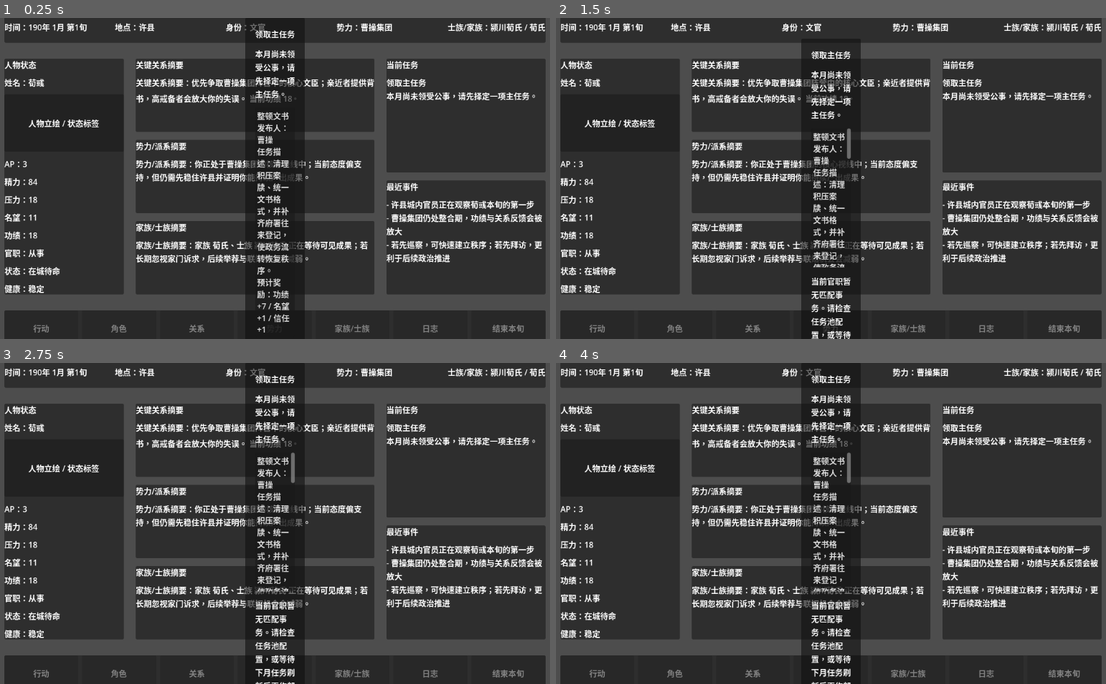
Above: before the commit, frames 1-4 (two rows, left to right).
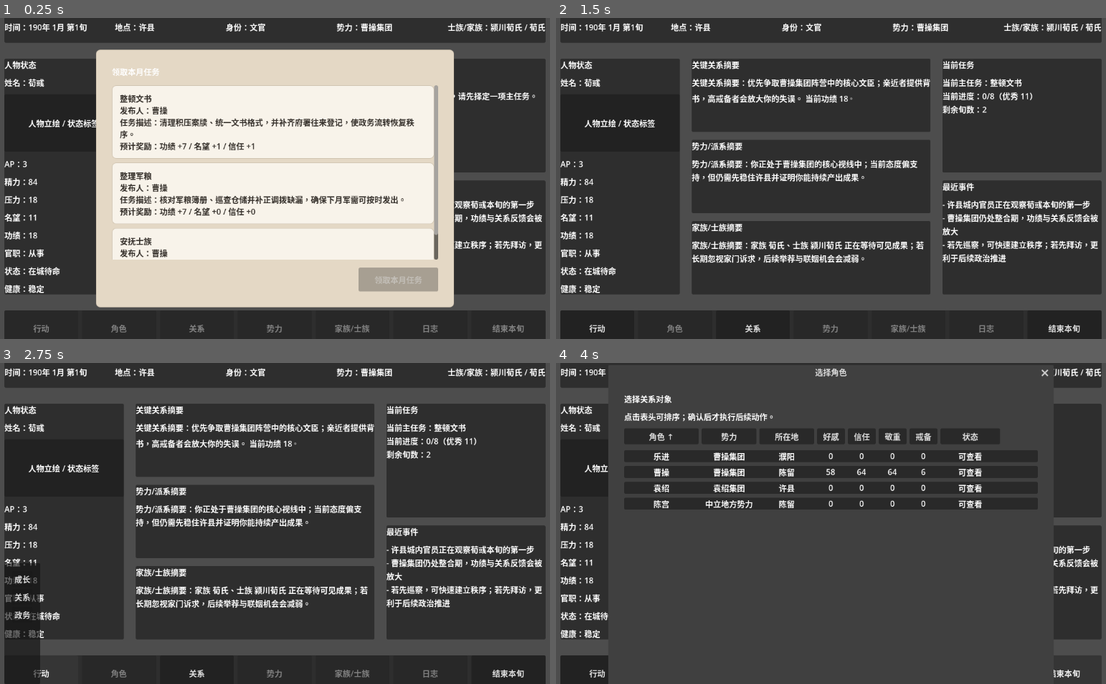
Above: after the commit, the same moments.

Repository: brand6/three-kingdoms-simulator
Game: Godot game, scene res://scenes/main/MainScene.tscn
Two runs of this game, one before a commit and one after it. Both use one fixed random seed, a clock stepped at 60 frames per second and the inputs below.
Inputs (mouse positions are in pixels of both pictures, inside the frame that each line leads up to):
- Up to frame 1 (0.25 s): no input
- Up to frame 2 (1.5 s): click "整顿文书 发布人：曹操 任务描述：清理积压案牍、统一文书格…" at 0.5 s; click (952, 278) at 1.25 s, where only the run after the commit has a clickable "领取本月任务"
- Up to frame 3 (2.75 s): click (38, 674) at 2 s, where only the run after the commit has a clickable "行动"
- Up to frame 4 (4 s): click (754, 674) at 2.75 s, where only the run after the commit has a clickable "关系"; click (1062, 674) at 3.5 s, where only the run after the commit has a clickable "结束本旬"

The runs differ from the first frame. In frame 1, 51% of the frame differs, in the area x 17-83%, y 1-98%; in frame 2, 4.8%; in frame 3, 5.7%; in frame 4, 17%.

Commit message:
fix(quick-260407-rz5): simplify task picker confirm UI

Diff:
--- a/three-kingdoms-simulator/scenes/main/MainScene.tscn
+++ b/three-kingdoms-simulator/scenes/main/MainScene.tscn
@@ -4,9 +4,25 @@
 [ext_resource type="Script" uid="uid://8s8c2wpe4738" path="res://scripts/ui/MainHUD.gd" id="2_script"]
 [ext_resource type="Script" uid="uid://cq1fdimvnkcgj" path="res://scripts/ui/CharacterSelectorDialog.gd" id="3_selector"]
 [ext_resource type="Script" uid="uid://dl7km7stqvsb1" path="res://scripts/ui/CharacterProfilePanel.gd" id="4_profile"]
-[ext_resource type="Script" path="res://scripts/ui/TaskSelectPanel.gd" id="5_task_select"]
-[ext_resource type="Script" path="res://scripts/ui/MonthReportPanel.gd" id="6_month_report"]
-[ext_resource type="Script" path="res://scripts/ui/PromotionPopup.gd" id="7_promotion"]
+[ext_resource type="Script" uid="uid://qqi5vjdpcfbs" path="res://scripts/ui/TaskSelectPanel.gd" id="5_task_select"]
+[ext_resource type="Script" uid="uid://r7cm1vwd0qbu" path="res://scripts/ui/MonthReportPanel.gd" id="6_month_report"]
+[ext_resource type="Script" uid="uid://f8yran4qbxi2" path="res://scripts/ui/PromotionPopup.gd" id="7_promotion"]
+
+[sub_resource type="StyleBoxFlat" id="StyleBoxFlat_hi3im"]
+content_margin_left = 16.0
+content_margin_top = 16.0
+content_margin_right = 16.0
+content_margin_bottom = 16.0
+bg_color = Color(0.894118, 0.847059, 0.772549, 1)
+border_width_left = 1
+border_width_top = 1
+border_width_right = 1
+border_width_bottom = 1
+border_color = Color(0.811765, 0.764706, 0.690196, 1)
+corner_radius_top_left = 8
+corner_radius_top_right = 8
+corner_radius_bottom_right = 8
+corner_radius_bottom_left = 8
 
 [node name="MainScene" type="Control" unique_id=1848903375]
 layout_mode = 3
@@ -324,7 +340,10 @@
 [node name="ActionMenuPopup" type="PopupPanel" parent="." unique_id=26974020]
 
 [node name="ActionMenuMargin" type="MarginContainer" parent="ActionMenuPopup" unique_id=1539434310]
-layout_mode = 2
+offset_left = 4.0
+offset_top = 4.0
+offset_right = 96.0
+offset_bottom = 96.0
 theme_override_constants/margin_left = 12
 theme_override_constants/margin_top = 12
 theme_override_constants/margin_right = 12
@@ -337,7 +356,10 @@
 [node name="ActionSubMenuPopup" type="PopupPanel" parent="." unique_id=1635969262]
 
 [node name="SubMenuMargin" type="MarginContainer" parent="ActionSubMenuPopup" unique_id=590416681]
-layout_mode = 2
+offset_left = 4.0
+offset_top = 4.0
+offset_right = 96.0
+offset_bottom = 96.0
 theme_override_constants/margin_left = 12
 theme_override_constants/margin_top = 12
 theme_override_constants/margin_right = 12
@@ -576,34 +598,42 @@
 autowrap_mode = 3
 
 [node name="TaskSelectPanel" type="PopupPanel" parent="." unique_id=1449280001]
+transparent_bg = false
+size = Vector2i(720, 520)
+transparent = false
+exclusive = true
+theme_override_styles/panel = SubResource("StyleBoxFlat_hi3im")
+script = ExtResource("5_task_select")
+
+[node name="PanelMargin" type="MarginContainer" parent="TaskSelectPanel" unique_id=1449280002]
+anchors_preset = 15
+anchor_right = 1.0
+anchor_bottom = 1.0
+offset_left = 16.0
+offset_top = 16.0
+offset_right = -16.0
+offset_bottom = -16.0
+grow_horizontal = 2
+grow_vertical = 2
+theme_override_constants/margin_left = 16
+theme_override_constants/margin_top = 16
+theme_override_constants/margin_right = 16
+theme_override_constants/margin_bottom = 16
+
+[node name="PanelContent" type="VBoxContainer" parent="TaskSelectPanel/PanelMargin" unique_id=1449280003]
+layout_mode = 2
+theme_override_constants/separation = 16
+
+[node name="TitleLabel" type="Label" parent="TaskSelectPanel/PanelMargin/PanelContent" unique_id=1449280004]
+layout_mode = 2
+theme_type_variation = &"HeadingLabel"
+text = "领取本月任务"
+
+[node name="GateLabel" type="Label" parent="TaskSelectPanel/PanelMargin/PanelContent" unique_id=1449280005]
+layout_mode = 2
+theme_type_variation = &"StatusLabel"
 visible = false
-size = Vector2i(720, 520)
-script = ExtResource("5_task_select")
-
-[node name="PanelMargin" type="MarginContainer" parent="TaskSelectPanel" unique_id=1449280002]
-anchors_preset = 15
-anchor_right = 1.0
-anchor_bottom = 1.0
-grow_horizontal = 2
-grow_vertical = 2
-theme_override_constants/margin_left = 16
-theme_override_constants/margin_top = 16
-theme_override_constants/margin_right = 16
-theme_override_constants/margin_bottom = 16
-
-[node name="PanelContent" type="VBoxContainer" parent="TaskSelectPanel/PanelMargin" unique_id=1449280003]
-layout_mode = 2
-theme_override_constants/separation = 16
-
-[node name="TitleLabel" type="Label" parent="TaskSelectPanel/PanelMargin/PanelContent" unique_id=1449280004]
-layout_mode = 2
-theme_type_variation = &"HeadingLabel"
-text = "领取主任务"
-
-[node name="GateLabel" type="Label" parent="TaskSelectPanel/PanelMargin/PanelContent" unique_id=1449280005]
-layout_mode = 2
-theme_type_variation = &"StatusLabel"
-text = "本月尚未领受公事，请先择定一项主任务。"
+text = ""
 autowrap_mode = 3
 
 [node name="CardScroll" type="ScrollContainer" parent="TaskSelectPanel/PanelMargin/PanelContent" unique_id=1449280006]
@@ -618,6 +648,7 @@
 theme_override_constants/separation = 8
 
 [node name="SelectedRewardLabel" type="Label" parent="TaskSelectPanel/PanelMargin/PanelContent" unique_id=1449280008]
+visible = false
 layout_mode = 2
 text = "已选任务预期：—"
 autowrap_mode = 3
@@ -630,7 +661,7 @@
 custom_minimum_size = Vector2(160, 48)
 layout_mode = 2
 theme_type_variation = &"PrimaryButton"
-text = "领取主任务"
+text = "领取本月任务"
 
 [node name="MonthReportPanel" type="AcceptDialog" parent="." unique_id=1449280101]
 title = "任务结果月报"
--- a/three-kingdoms-simulator/scripts/tests/phase21_monthly_hud_regression.gd
+++ b/three-kingdoms-simulator/scripts/tests/phase21_monthly_hud_regression.gd
@@ -44,12 +44,15 @@
 
 	if not picker.visible:
 		_fail("Task picker should auto-open at month start.")
+	if picker.size.x < 720 or picker.size.y < 520:
+		_fail("Task picker should use the stable month-start popup size on first open.")
 	if _action_button(hud).disabled == false:
 		_fail("Action button should stay locked until a monthly task is confirmed.")
-	if not _label_text(picker, "PanelMargin/PanelContent/TitleLabel").contains("领取主任务"):
+	if not _label_text(picker, "PanelMargin/PanelContent/TitleLabel").contains("领取本月任务"):
 		_fail("Task picker should show the month-start CTA copy.")
-	if _label_text(picker, "PanelMargin/PanelContent/GateLabel") != "本月尚未领受公事，请先择定一项主任务。":
-		_fail("Task picker should use the institutional month-start gate copy.")
+	var gate_label := picker.get_node_or_null("PanelMargin/PanelContent/GateLabel") as Label
+	if gate_label == null or gate_label.visible:
+		_fail("Task picker should hide the hint copy above the confirm CTA.")
 
 	var card_text := _first_task_card_text(picker)
 	if not card_text.contains("发布人："):
@@ -60,10 +63,15 @@
 		_fail("Task cards should include expected reward copy.")
 
 	var confirm_button := _confirm_button(picker)
-	if confirm_button.visible:
-		_fail("Confirm CTA should stay hidden until a task card is clicked.")
+	if not confirm_button.visible:
+		_fail("Confirm CTA should be visible as soon as the task picker opens.")
 	if not confirm_button.disabled:
 		_fail("Confirm CTA should stay disabled until a task card is clicked.")
+	var selected_reward_label := picker.get_node_or_null("PanelMargin/PanelContent/SelectedRewardLabel") as Label
+	if selected_reward_label == null:
+		_fail("Task picker should expose the selected reward label.")
+	if selected_reward_label.visible or selected_reward_label.text.strip_edges() != "":
+		_fail("Task picker should not show task info above the confirm CTA before a task is selected.")
 
 	picker.call("_on_card_pressed", 0, root.get_node("/root/DataRepository"))
 	await process_frame
@@ -72,6 +80,10 @@
 		_fail("Clicking a task card should reveal the confirm CTA immediately.")
 	if confirm_button.disabled:
 		_fail("Clicking a task card should enable the confirm CTA immediately.")
+	if selected_reward_label.visible or selected_reward_label.text.strip_edges() != "":
+		_fail("Selecting a task should still keep the area above the confirm CTA free of task info.")
+	if not picker.exclusive:
+		_fail("Task picker should run in exclusive mode so outside clicks do not dismiss it during month selection.")
 
 	picker.call("_on_confirm_button_pressed")
 	await process_frame
--- a/three-kingdoms-simulator/scripts/ui/TaskSelectPanel.gd
+++ b/three-kingdoms-simulator/scripts/ui/TaskSelectPanel.gd
@@ -5,6 +5,16 @@
 
 const EMPTY_HEADING := "本月暂无可领任务"
 const EMPTY_BODY := "当前官职暂无匹配事务。请检查任务池配置，或等待下月任务刷新后再作部署。"
+const PANEL_MIN_WIDTH := 720
+const PANEL_MIN_HEIGHT := 520
+const CARD_BG_NORMAL := Color(0.973, 0.953, 0.918, 1.0)
+const CARD_BG_HOVER := Color(0.949, 0.914, 0.843, 1.0)
+const CARD_BG_SELECTED := Color(0.882, 0.788, 0.604, 1.0)
+const CARD_BG_SELECTED_HOVER := Color(0.922, 0.831, 0.639, 1.0)
+const CARD_BORDER_NORMAL := Color(0.812, 0.765, 0.690, 1.0)
+const CARD_BORDER_SELECTED := Color(0.620, 0.451, 0.247, 1.0)
+const CARD_TEXT_NORMAL := Color(0.200, 0.180, 0.160, 1.0)
+const CARD_TEXT_SELECTED := Color(0.258, 0.149, 0.055, 1.0)
 
 @onready var _title_label: Label = get_node("PanelMargin/PanelContent/TitleLabel")
 @onready var _gate_label: Label = get_node("PanelMargin/PanelContent/GateLabel")
@@ -17,22 +27,31 @@
 
 
 func _ready() -> void:
+	min_size = Vector2i(PANEL_MIN_WIDTH, PANEL_MIN_HEIGHT)
+	max_size = Vector2i(PANEL_MIN_WIDTH, PANEL_MIN_HEIGHT)
+	exclusive = true
 	_confirm_button.pressed.connect(_on_confirm_button_pressed)
-	_confirm_button.visible = false
+	_gate_label.visible = false
+	_selected_reward_label.visible = false
+	_confirm_button.visible = true
 	_confirm_button.disabled = true
 
 
 func show_task_picker(candidates: Array, repository: Node) -> void:
-	_title_label.text = "领取主任务"
-	_gate_label.text = "本月尚未领受公事，请先择定一项主任务。"
+	_title_label.text = "领取本月任务"
+	_gate_label.visible = false
+	_selected_reward_label.visible = false
 	_candidates = candidates.duplicate(true)
 	_selected_index = -1
 	_render_cards(repository)
 	_render_selected_reward(repository)
-	_confirm_button.visible = false
+	_confirm_button.visible = true
 	_confirm_button.disabled = true
+	min_size = Vector2i(PANEL_MIN_WIDTH, PANEL_MIN_HEIGHT)
+	max_size = Vector2i(PANEL_MIN_WIDTH, PANEL_MIN_HEIGHT)
+	size = Vector2i(PANEL_MIN_WIDTH, PANEL_MIN_HEIGHT)
+	popup_centered(size)
 	_queue_popup_relayout()
-	popup_centered(Vector2i(720, 520))
 
 
 func _render_cards(repository: Node) -> void:
@@ -55,13 +74,14 @@
 		button.custom_minimum_size = Vector2(0, 108)
 		button.text = _card_text(Dictionary(_candidates[index]), repository)
 		button.pressed.connect(_on_card_pressed.bind(index, repository))
-		button.modulate = Color(0.82, 0.92, 0.93, 1.0) if index == _selected_index else Color(1, 1, 1, 1)
+		_apply_card_style(button, index == _selected_index)
 		_card_list.add_child(button)
 
 
 func _render_selected_reward(repository: Node) -> void:
 	if _selected_index < 0 or _selected_index >= _candidates.size():
-		_selected_reward_label.text = EMPTY_BODY
+		_selected_reward_label.text = ""
+		_selected_reward_label.visible = false
 		return
 	var candidate := Dictionary(_candidates[_selected_index])
 	var template = repository.call("get_task_template", str(candidate.get("task_template_id", "")))
@@ -70,6 +90,7 @@
 		objective_summary if not objective_summary.is_empty() else str(candidate.get("description", "")),
 		_reward_text(Dictionary(candidate.get("base_rewards", {})))
 	]
+	_selected_reward_label.visible = false
 
 
 func _card_text(candidate: Dictionary, repository: Node) -> String:
@@ -111,8 +132,42 @@
 
 
 func _refresh_popup_layout() -> void:
-	reset_size()
+	min_size = Vector2i(PANEL_MIN_WIDTH, PANEL_MIN_HEIGHT)
+	max_size = Vector2i(PANEL_MIN_WIDTH, PANEL_MIN_HEIGHT)
+	size = Vector2i(PANEL_MIN_WIDTH, PANEL_MIN_HEIGHT)
 	popup_centered(size)
+
+
+func _apply_card_style(button: Button, selected: bool) -> void:
+	button.modulate = Color.WHITE
+	var font_color := CARD_TEXT_SELECTED if selected else CARD_TEXT_NORMAL
+	button.add_theme_color_override("font_color", font_color)
+	button.add_theme_color_override("font_hover_color", font_color)
+	button.add_theme_color_override("font_pressed_color", font_color)
+	button.add_theme_color_override("font_focus_color", font_color)
+	button.add_theme_stylebox_override("normal", _build_card_style(CARD_BG_SELECTED if selected else CARD_BG_NORMAL, CARD_BORDER_SELECTED if selected else CARD_BORDER_NORMAL, 2 if selected else 1))
+	button.add_theme_stylebox_override("hover", _build_card_style(CARD_BG_SELECTED_HOVER if selected else CARD_BG_HOVER, CARD_BORDER_SELECTED if selected else CARD_BORDER_NORMAL, 2 if selected else 1))
+	button.add_theme_stylebox_override("pressed", _build_card_style(CARD_BG_SELECTED_HOVER if selected else CARD_BG_HOVER, CARD_BORDER_SELECTED if selected else CARD_BORDER_NORMAL, 2 if selected else 1))
+	button.add_theme_stylebox_override("focus", _build_card_style(CARD_BG_SELECTED_HOVER if selected else CARD_BG_HOVER, CARD_BORDER_SELECTED if selected else CARD_BORDER_NORMAL, 2 if selected else 1))
+
+
+func _build_card_style(background: Color, border: Color, border_width: int) -> StyleBoxFlat:
+	var style := StyleBoxFlat.new()
+	style.bg_color = background
+	style.border_color = border
+	style.border_width_left = border_width
+	style.border_width_top = border_width
+	style.border_width_right = border_width
+	style.border_width_bottom = border_width
+	style.corner_radius_top_left = 8
+	style.corner_radius_top_right = 8
+	style.corner_radius_bottom_right = 8
+	style.corner_radius_bottom_left = 8
+	style.content_margin_left = 16
+	style.content_margin_top = 14
+	style.content_margin_right = 16
+	style.content_margin_bottom = 14
+	return style
 
 
 func _on_confirm_button_pressed() -> void:
Not shown: 2 places in three-kingdoms-simulator/scenes/main/MainScene.tscn that only renumber resources
